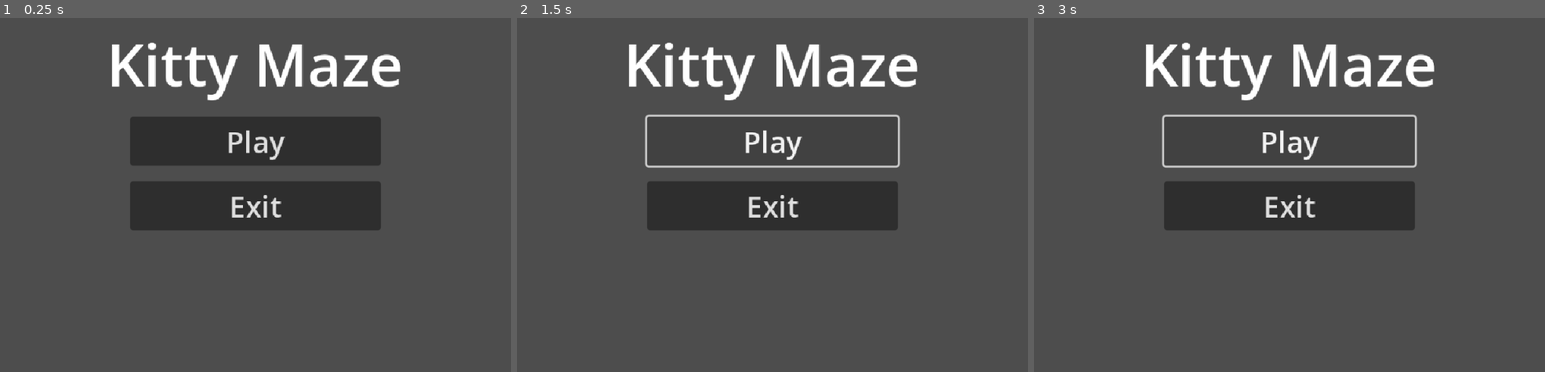
Above: before the commit, frames 1-3 (left to right).
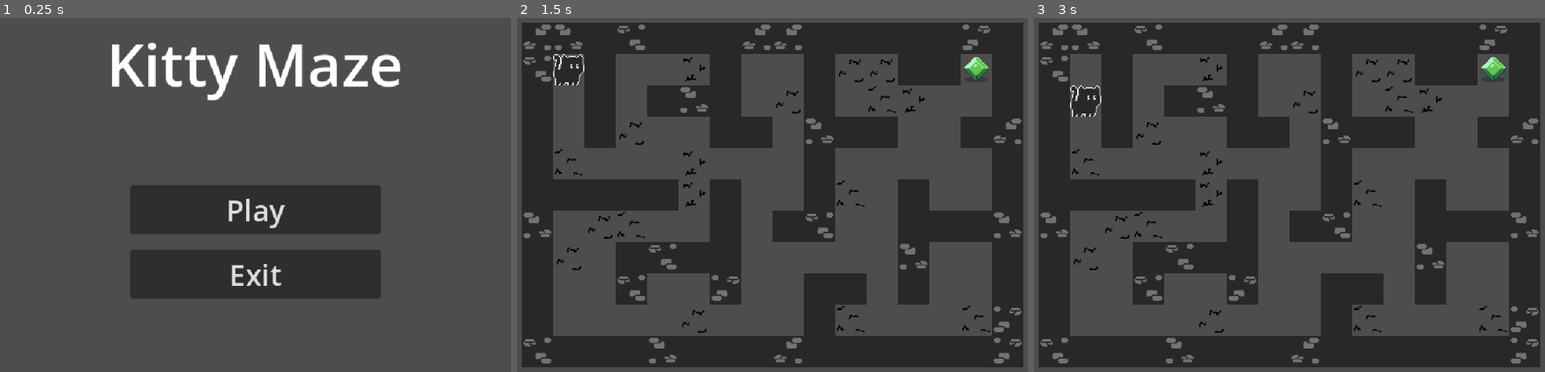
Above: after the commit, the same moments.

Repository: edshin7/Maze-Game-Godot
Game: Godot game, scene res://UI/main_menu.tscn
Two runs of this game, one before a commit and one after it. Both use one fixed random seed, a clock stepped at 60 frames per second and the inputs below. The project has no main scene, so this scene is started directly.
Inputs (mouse positions are in pixels of both pictures, inside the frame that each line leads up to):
- Up to frame 1 (0.25 s): no input
- Up to frame 2 (1.5 s): click "Play" at 0.5 s; click (772, 141) at 1.25 s, where only the run before the commit has a clickable "Play"
- Up to frame 3 (3 s): tap Enter at 2 s; hold D (move_right) 2.03-2.78 s; tap Space at 2.75 s; hold S (move_down) from 2.78 s (still down)

The runs differ from the first frame. In frame 1, 15% of the frame differs, in the area x 25-75%, y 27-80%; in frame 2, 55%, in the area x 0-100%, y 1-99%; in frame 3, 55%.

Commit message:
Fourth commit for Task 3

Diff:
--- /dev/null
+++ b/UI/main_menu.gd
@@ -0,0 +1,11 @@
+extends Control
+
+var first_level_path: String = "res://levels/maze.tscn"
+
+
+func _on_play_button_pressed() -> void:
+	get_tree().change_scene_to_file(first_level_path)
+
+
+func _on_exit_button_pressed() -> void:
+	get_tree().quit()
--- a/UI/main_menu.tscn
+++ b/UI/main_menu.tscn
@@ -1,4 +1,6 @@
-[gd_scene format=3 uid="uid://sgnn0ojspyrq"]
+[gd_scene load_steps=2 format=3 uid="uid://sgnn0ojspyrq"]
+
+[ext_resource type="Script" uid="uid://cuqu4wdib56yp" path="res://UI/main_menu.gd" id="1_p8ccj"]
 
 [node name="MainMenu" type="Control"]
 layout_mode = 3
@@ -7,6 +9,7 @@
 anchor_bottom = 1.0
 grow_horizontal = 2
 grow_vertical = 2
+script = ExtResource("1_p8ccj")
 
 [node name="TitleLabel" type="Label" parent="."]
 layout_mode = 1
@@ -35,6 +38,7 @@
 grow_horizontal = 2
 grow_vertical = 2
 theme_override_constants/separation = 16
+alignment = 1
 
 [node name="PlayButton" type="Button" parent="Buttons"]
 layout_mode = 2
@@ -45,3 +49,6 @@
 layout_mode = 2
 theme_override_font_sizes/font_size = 30
 text = "Exit"
+
+[connection signal="pressed" from="Buttons/PlayButton" to="." method="_on_play_button_pressed"]
+[connection signal="pressed" from="Buttons/ExitButton" to="." method="_on_exit_button_pressed"]
--- a/levels/maze2.tscn
+++ b/levels/maze2.tscn
@@ -22,6 +22,6 @@
 
 [node name="Goal" parent="." instance=ExtResource("3_7g6nn")]
 position = Vector2(528, 368)
-next_level = "res://levels/maze.tscn"
+next_level = "res://UI/main_menu.tscn"
 
 [editable path="MazeLayout"]
Not shown, added: UI/main_menu.gd.uid
